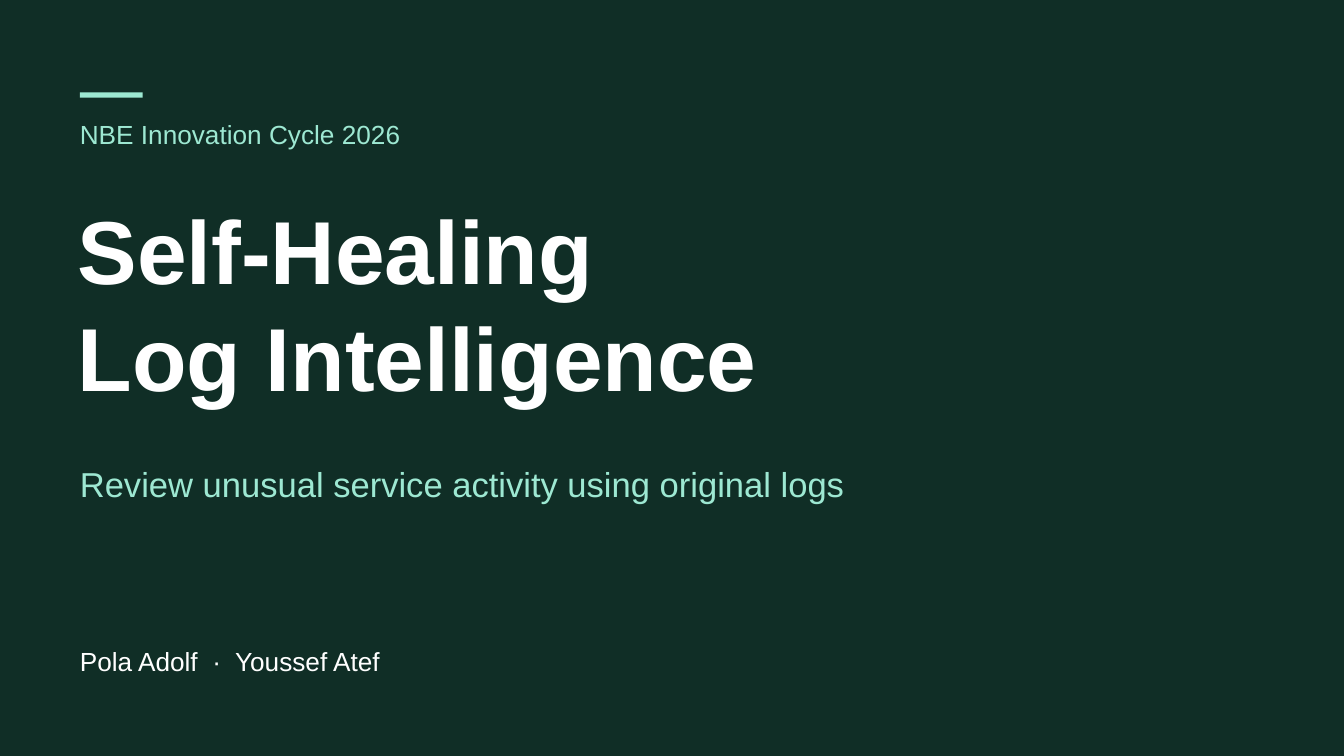
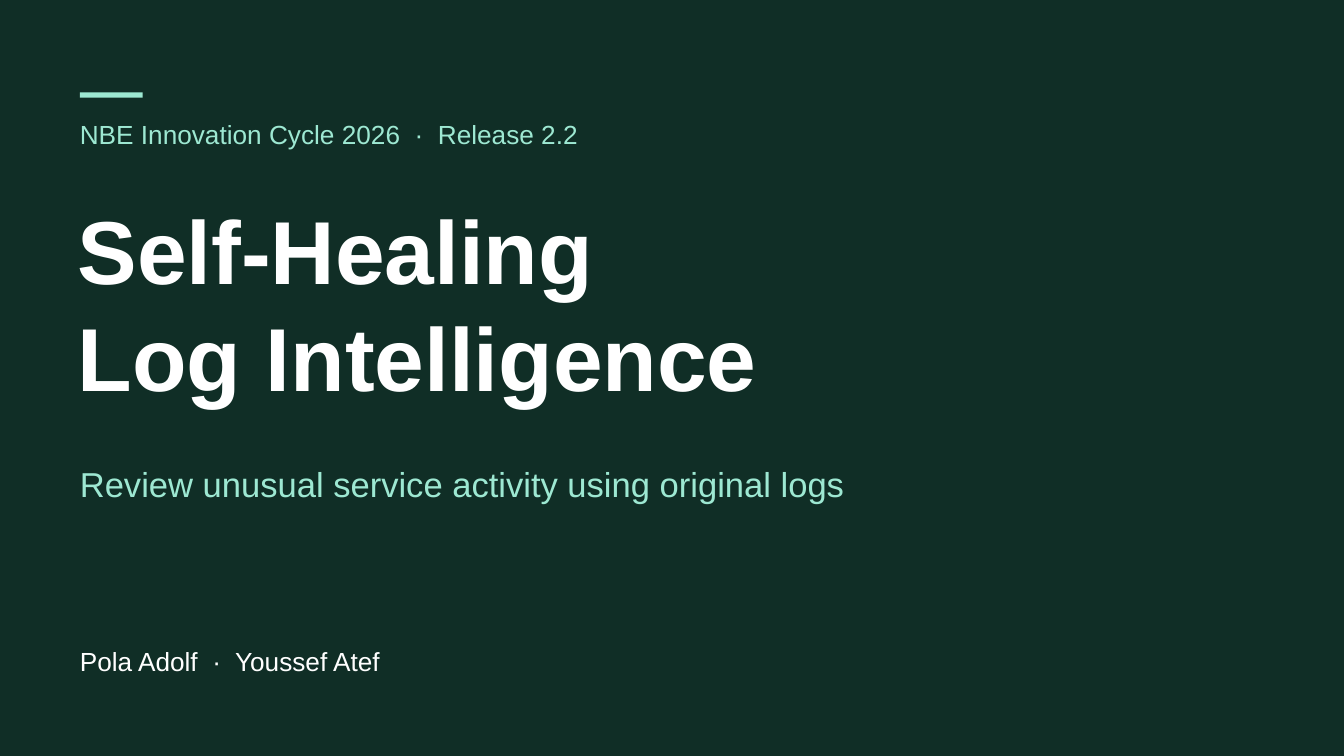
Before and after one commit to PolaAdolf/self-healing-log-intelligence, a slide deck: slide 1 of output/presentations/NBE_Innovation_Cycle_2026_Final_Presentation.pptx. Drawn at 1344x756 pixels with LibreOffice and Linux fonts; fonts in the diff are those of the drawing. Boxes give left, top, right and bottom in pixels: in the first picture for what was removed or moved away, otherwise in the second. Text is boxed around its words. In the diff, an @@ line names an element or a change of style, - is before the commit and + after.

Commit message:
Release contiguous detector training and source forecast gates

```diff
--- a/output/presentations/NBE_Innovation_Cycle_2026_Final_Presentation.pptx
+++ b/output/presentations/NBE_Innovation_Cycle_2026_Final_Presentation.pptx
@@ text at [80,125,577,150]: text changed @@
-NBE Innovation Cycle 2026
+NBE Innovation Cycle 2026 · Release 2.2
```
Also in this commit, not shown: 2 slides added, 1 slide removed, 24 other files.
